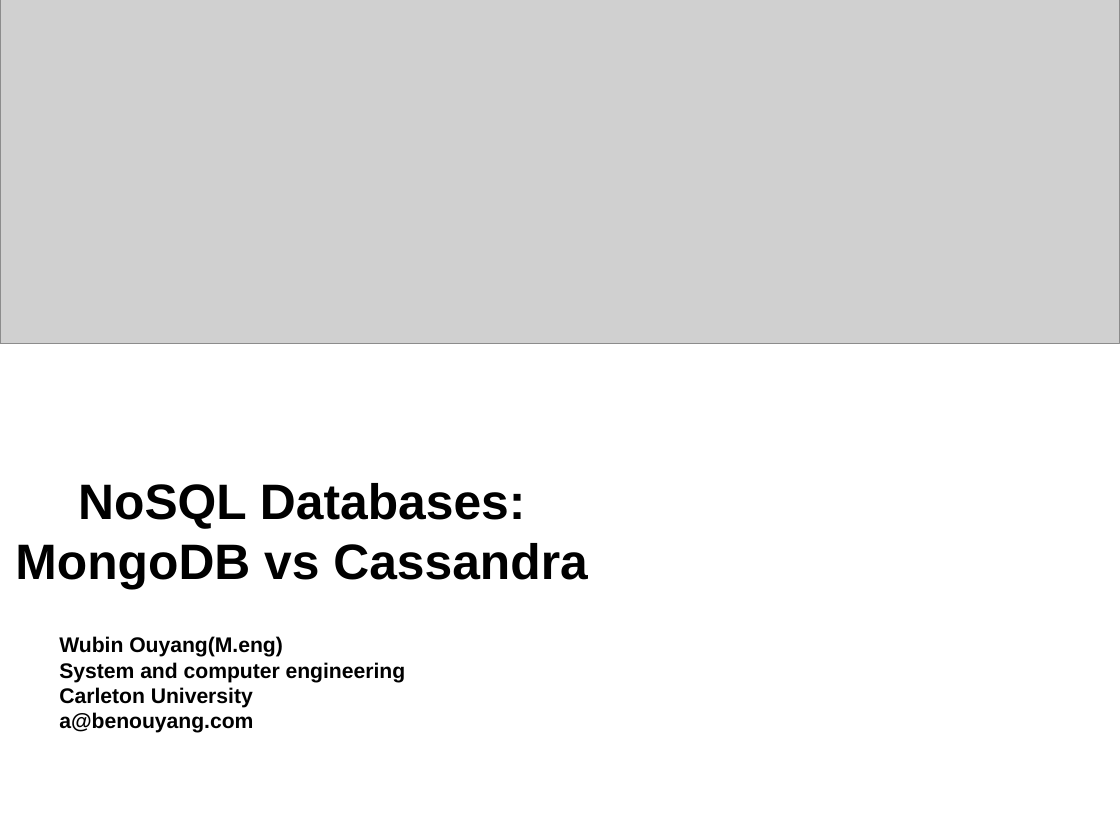
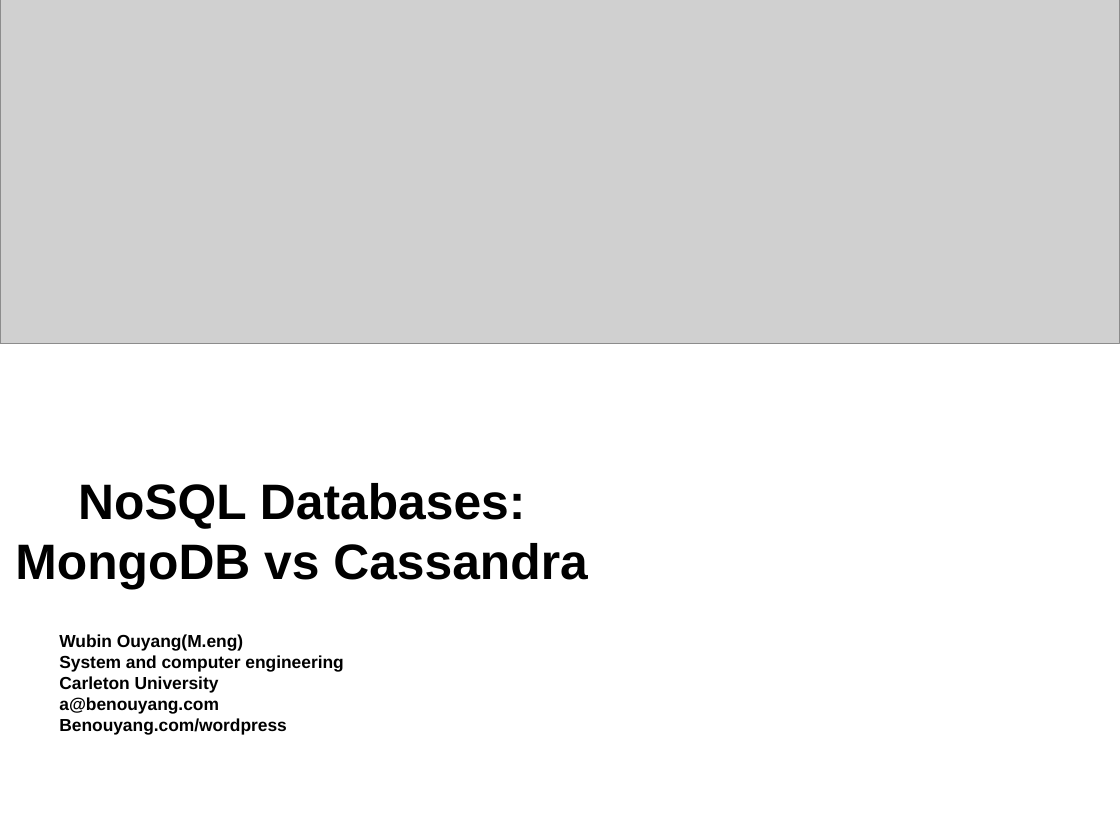
Before and after one commit to karolQ/advanced_database, a slide deck: slide 1 of 2757.ppt. Drawn at 1120x840 pixels with LibreOffice and Linux fonts; fonts in the diff are those of the drawing; grey boxes stand for pictures; background and template pictures are left out. Boxes give left, top, right and bottom in pixels: in the first picture for what was removed or moved away, otherwise in the second. Text is boxed around its words. In the diff, an @@ line names an element or a change of style, - is before the commit and + after.

```diff
--- a/2757.ppt
+++ b/2757.ppt
@@ text at (59,634,343,713): size 13.6 to 11.2 pt in "Wubin Ouyang(M.eng)", "System and computer engineering", "Carleton University", "a@benouyang.com" @@
@@ text at (59,718,287,734): paragraph added @@
+Benouyang.com/wordpress
```
Also in this commit, not shown: 1 other slide changed, 3 other files.
